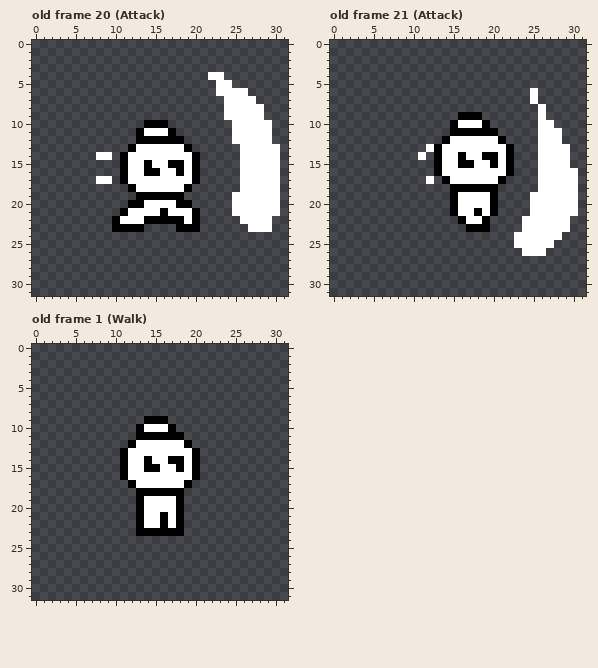
Pixel-art file -- sprites/grunt.aseprite. The first picture shows the starting point.
32x32 pixels, 36 frames. Shown: old frame 20 (Attack), old frame 21 (Attack), old frame 1 (Walk). The commit also changed other frames, which this record leaves out.
The same view after the edit:
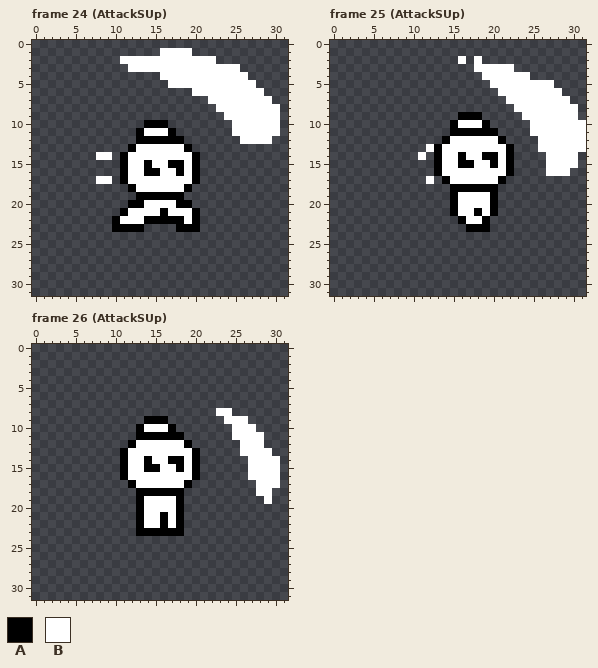
Palette (. is transparent): A #000000  B #ffffff
A new or re-ordered frame is compared with the old frame closest to it.
Message: idk grunt shi
Change:
frames 36 -> 44
layer "Layer 4" added
Frame 24 (AttackSUp) is new; against old frame 20 (Attack), layers "Layer 4", "Layer 2":
Colour B is added in row 1 at x 16 to 19; in row 2 at x 11 to 22; in row 3 at x 12 to 25; in row 4 at x 16 to 21 and 24 to 26; in row 5 at x 17 to 22 and 25 to 27; in row 6 at x 20 to 22 and 27 to 28.
Colour B is added in row 7 at x 22 to 23 and 28 to 29; in row 8 at x 23 and 29 to 30; in row 9 at x 29 to 30; in rows 10 to 11 at x 30.
The author cleared colour B in row 12 at x 25; in rows 13 to 18 at x 26 to 30; in rows 19 to 21 at x 25 to 30; in row 22 at x 26 to 29; in row 23 at x 27 to 29.
Frame 25 (AttackSUp) is new; against old frame 21 (Attack), layers "Layer 4", "Layer 2":
Colour B is added in row 2 at x 16 and 18; in row 3 at x 18 to 22; in row 4 at x 19 to 24; in row 5 at x 20 to 27; in row 6 at x 21 to 24 and 26 to 28; in row 7 at x 22 to 24 and 26 to 29.
Colour B is added in row 8 at x 23 to 25 and 27 to 30; in row 9 at x 24 to 25 and 27 to 30; in row 10 at x 25 and 28 to 31; in row 11 at x 25 and 29 to 31; in row 12 at x 29 to 31; in row 13 at x 30 to 31.
Colour B is added in rows 14 to 15 at x 30.
The author cleared colour B in rows 14 to 15 at x 26; in row 16 at x 26 and 30; in rows 17 to 18 at x 26 to 30; in rows 19 to 21 at x 25 to 30; in rows 22 to 23 at x 24 to 29; in row 24 at x 23 to 28.
The author cleared colour B in row 25 at x 23 to 27; in row 26 at x 24 to 26.
Frame 26 (AttackSUp) is new; against old frame 1 (Walk), layer "Layer 4":
Colour B is added in row 8 at x 23 to 24; in row 9 at x 24 to 26; in row 10 at x 25 to 27; in row 11 at x 25 to 28; in row 12 at x 26 to 28; in row 13 at x 26 to 29.
Colour B is added in rows 14 to 16 at x 27 to 30; in row 17 at x 28 to 30; in row 18 at x 28 to 29; in row 19 at x 29.
